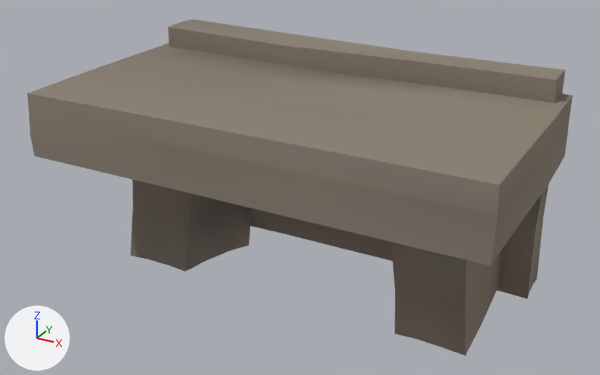
An edit to the glTF model public/assets/models/cave_ledge.glb, drawn before and after from the same camera.
Both versions are drawn from a 50 mm camera at (1.92, -3.51, 2.43) aimed at (-0.01, 0.0, 0.67). The axes (+X, +Y, +Z) are drawn at lower left. The lights are the same throughout. The first picture is the older version. Vertices at exactly the same position are counted once.

Names of what the first picture shows: 'cave_ledge'.
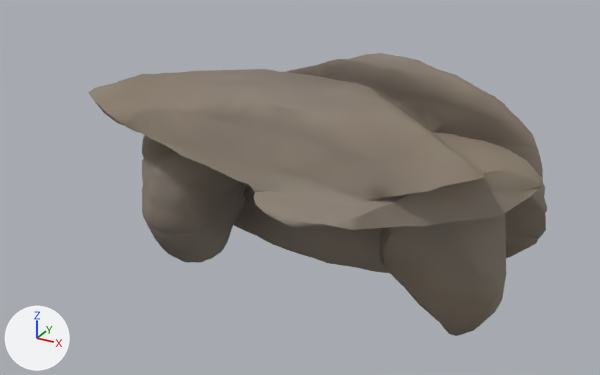
Pixel boxes (x1, y1, x2, y2) of what changed, in the pictures (600 x 375 px):
'cave_ledge', reshaped (16% narrower, 16% shorter): before (27, 19, 573, 356); after (89, 53, 547, 336)
part 1 of me_deck, rebuilt (16% narrower, 27% taller): before (27, 43, 573, 266); after (89, 53, 547, 336)
part 2 of me_deck, deleted: before (130, 179, 251, 272)
part 3 of me_deck, deleted (brown): before (391, 242, 501, 356)
part 4 of me_deck, deleted: before (168, 19, 565, 299)

What changed in the scene script:
```text
Change me_deck:
    used by ob_cave_ledge; location = (0.0, 0.0, 0.0)
    remove me_deck.from_pydata(...)  # 224 vertices, 432 faces; spans x -1.21..1.21, y -0.68..0.68, z 0.0..1.32
    add me_deck.from_pydata(...)  # 2497 vertices, 4998 faces; spans x -1.21..1.21, y -0.68..0.68, z 0.0..1.32
    me_deck part 1: the loose piece of 56 vertices spanning x -1.21..1.21, y -0.68..0.63, z 0.85..1.21 is rebuilt with 2497 vertices and now spans x -1.21..1.21, y -0.68..0.68, z 0.0..1.32
    me_deck part 2: the loose piece of 56 vertices spanning x -0.99..-0.58, y -0.27..0.6, z 0.0..1.01 is deleted
    me_deck part 3: the loose piece of 56 vertices spanning x 0.57..1.0, y -0.28..0.58, z 0.0..1.0 is deleted
    me_deck part 4: the loose piece of 56 vertices spanning x -1.15..1.15, y 0.43..0.68, z 0.09..1.32 is deleted
```
